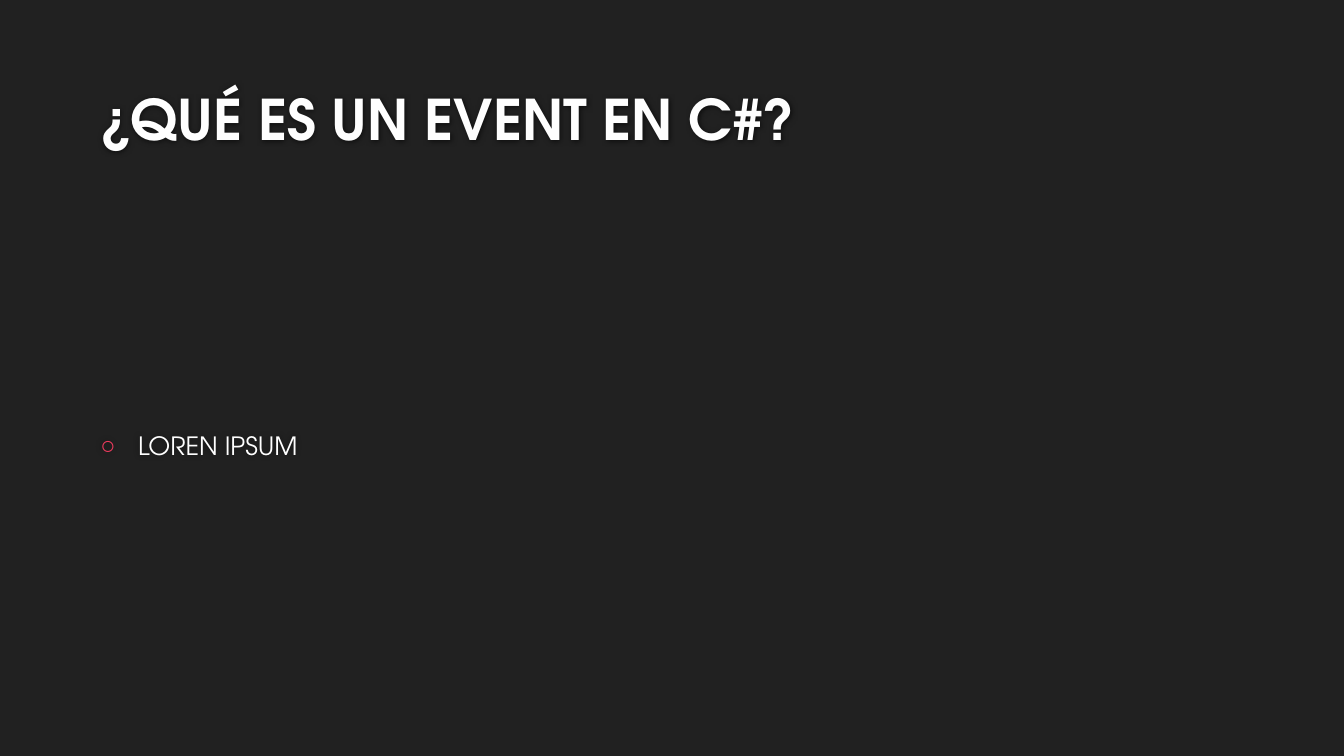
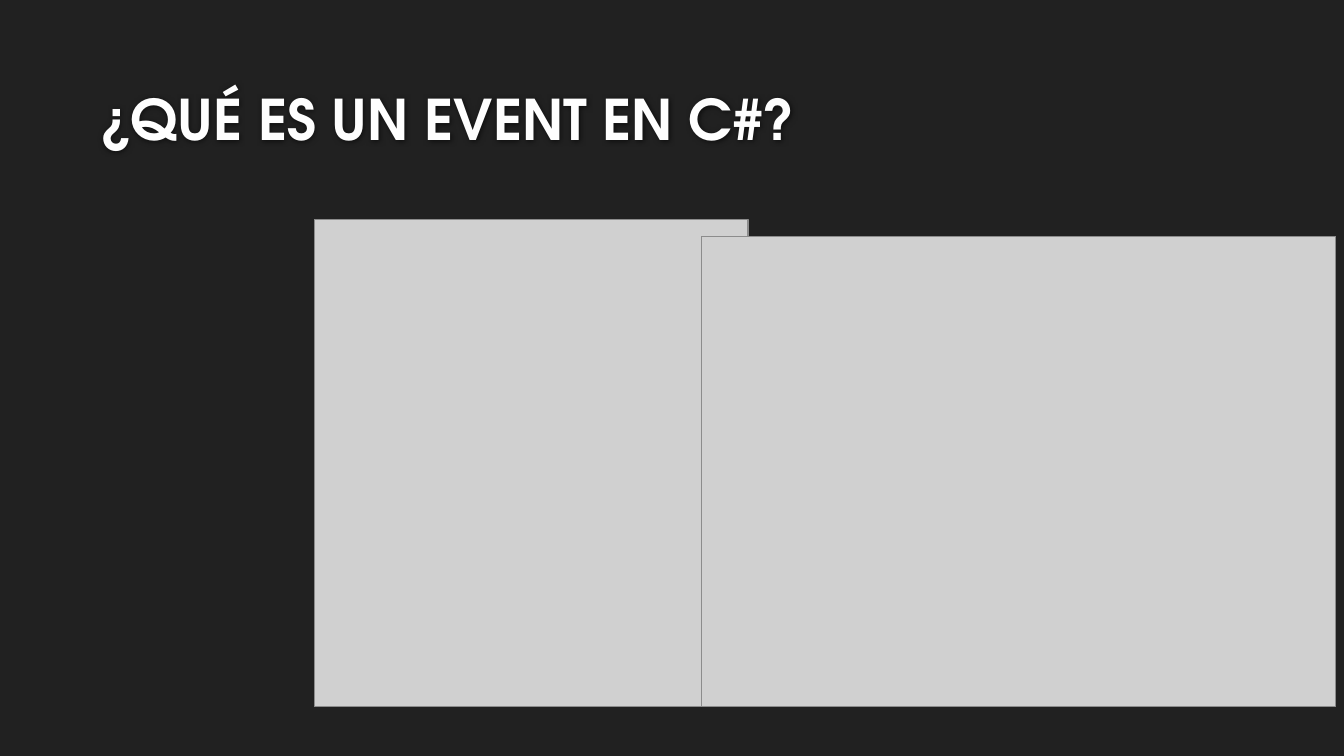
Before and after one commit to EmmisFrh12/Taller-2-Scripting, a slide deck: slide 3 of Presentación/TALLER 2 PRESENTACIÓN.pptx. Drawn at 1344x756 pixels with LibreOffice and Linux fonts; fonts in the diff are those of the drawing; grey boxes stand for pictures; background and template pictures are left out. Boxes give left, top, right and bottom in pixels: in the first picture for what was removed or moved away, otherwise in the second. Text is boxed around its words. In the diff, an @@ line names an element or a change of style, - is before the commit and + after.

Commit message:
Actualización Presentación
Punto 3 subido a la presentación

```diff
--- a/Presentación/TALLER 2 PRESENTACIÓN.pptx
+++ b/Presentación/TALLER 2 PRESENTACIÓN.pptx
@@ picture added at (315, 220, 748, 707) @@
@@ picture added at (702, 236, 1336, 707) @@
@@ text removed at (138, 436, 298, 456) @@
-○ LOREN IPSUM
```
Also in this commit, not shown: 9 other files.
